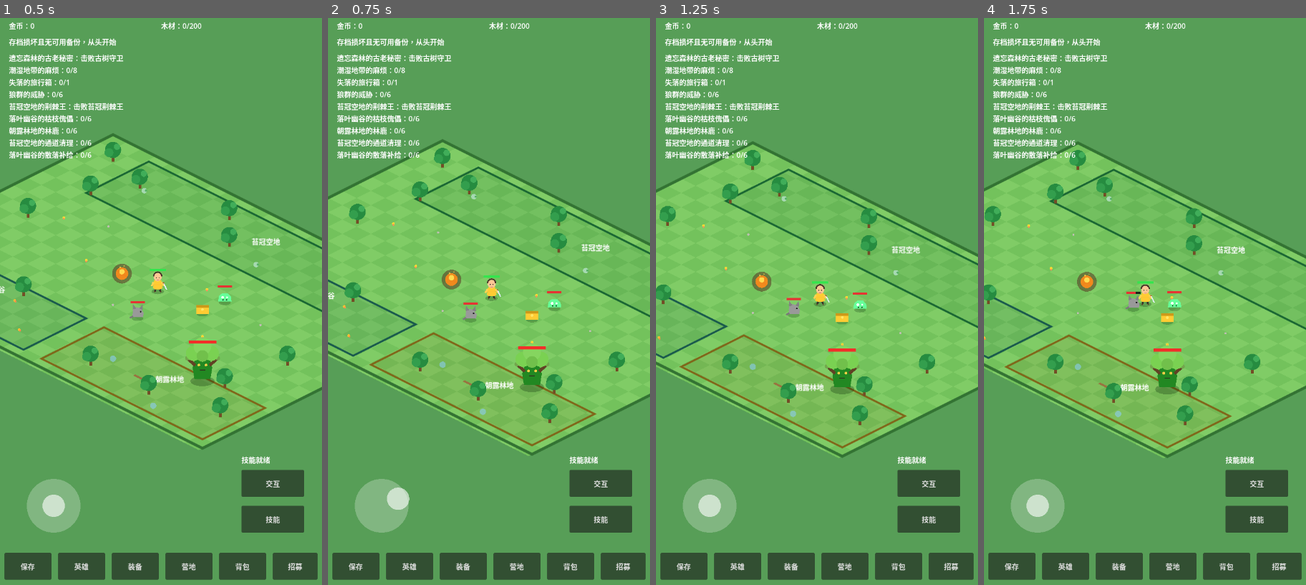
Above: before the commit, frames 1-4 (left to right).
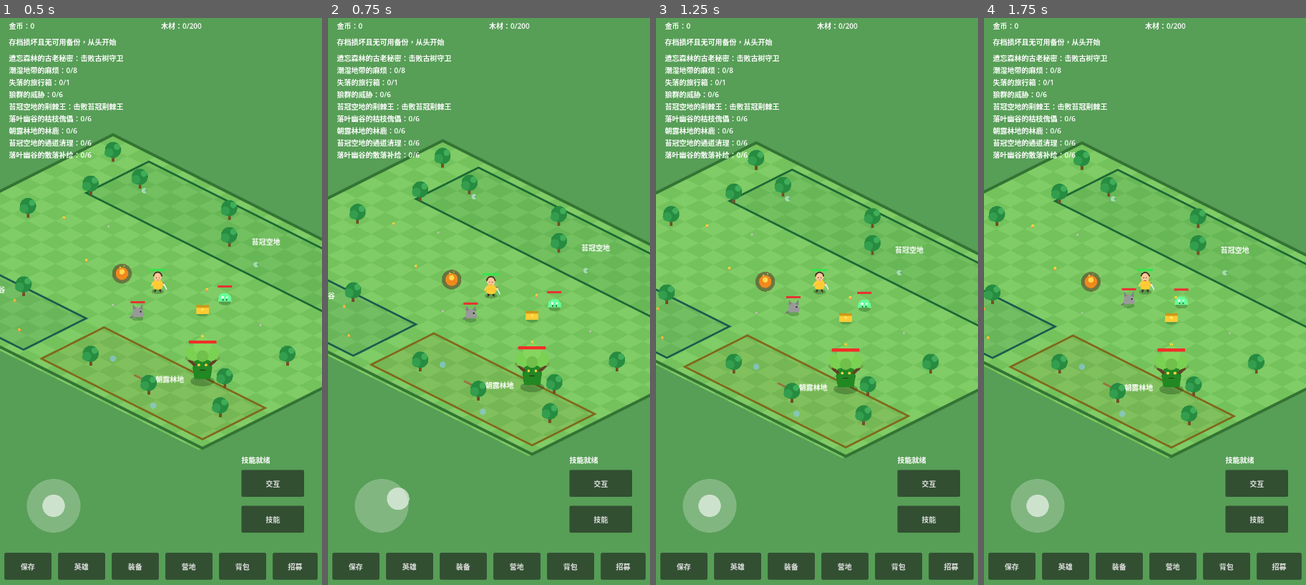
Above: after the commit, the same moments.

Repository: oneyi53/game
Game: Godot game, scene res://scenes/main.tscn
Two runs of this game, one before a commit and one after it. Both use one fixed random seed, a clock stepped at 60 frames per second and the inputs below.
Inputs (mouse positions are in pixels of both pictures, inside the frame that each line leads up to):
- Up to frame 1 (0.5 s): no input
- Up to frame 2 (0.75 s): tap Enter at 0.5 s; drag from (382, 505) to (621, 403) at 0.52 s
- Up to frame 3 (1.25 s): no input
- Up to frame 4 (1.75 s): drag from (1080, 329) to (1260, 409) at 1.27 s

Frame 1 is identical in both runs. In frame 2, 0.3% of the frame differs, in the area x 0-93%, y 22-71%; in frame 3, 5.9%; in frame 4, 6.6%, in the area x 0-100%, y 21-78%.

Commit message:
fix: map joystick direction through isometric projection

Diff:
--- a/scripts/core/main.gd
+++ b/scripts/core/main.gd
@@ -477,7 +477,15 @@
     hud.set_skill_cooldown(captain.skill_cooldown_remaining, captain.skill_ready)
     var input_vec: Vector2 = Input.get_vector("ui_left", "ui_right", "ui_up", "ui_down")
     if joystick.vector.length() > 0.1:
-        input_vec = joystick.vector
+        # The joystick expresses screen-space intent. Convert it back
+        # through the inverse isometric projection so dragging right/down
+        # moves the captain toward the corresponding visible direction.
+        var screen_input: Vector2 = joystick.vector
+        var world_input: Vector2 = Vector2(
+            screen_input.x + 2.0 * screen_input.y,
+            -screen_input.x + 2.0 * screen_input.y
+        )
+        input_vec = world_input.normalized()
     captain.move_input = input_vec
     _tick_respawns(delta)
 
